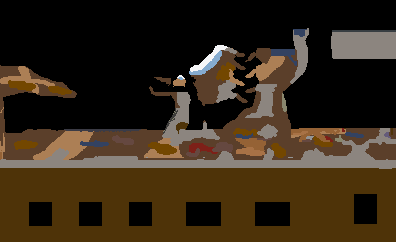
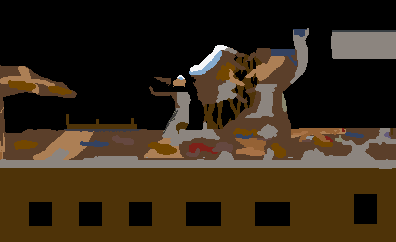
The second 396×242 image is a revision of the first. Changes to its layers:
removed layer "map_fg" over [66, 54, 262, 129]
added layer "tunnel_city" above "bricksoft" over [66, 114, 137, 129]
added layer "tunnel_ascend" above "tunnel_bg" over [203, 54, 262, 129]
